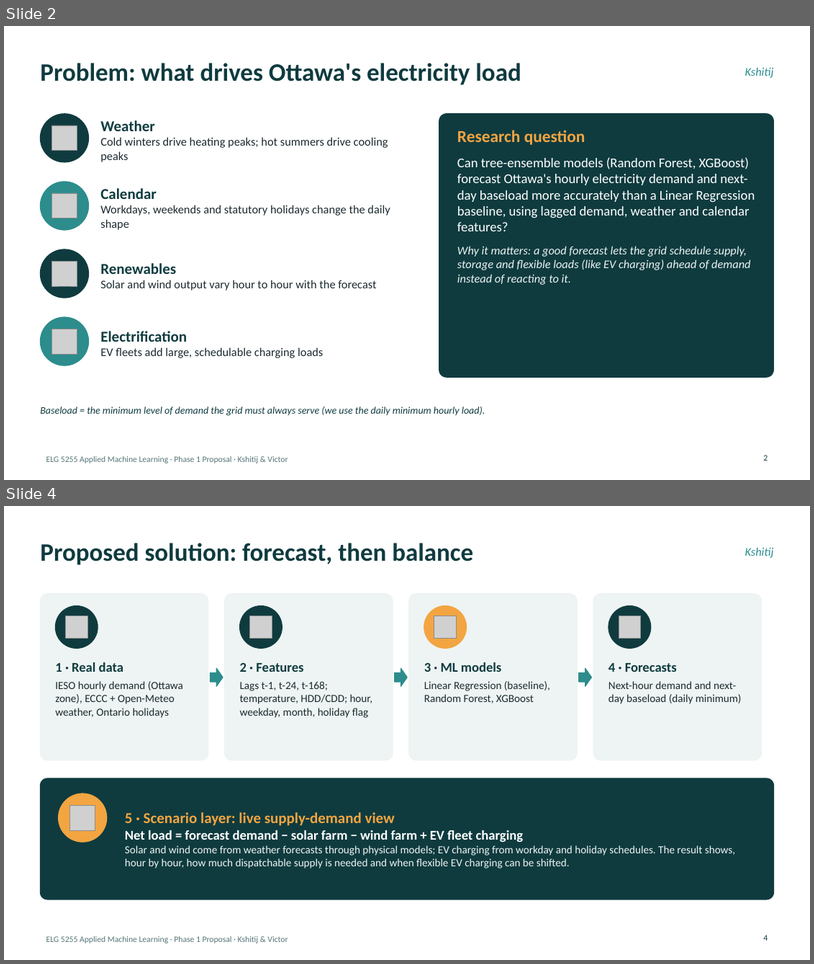
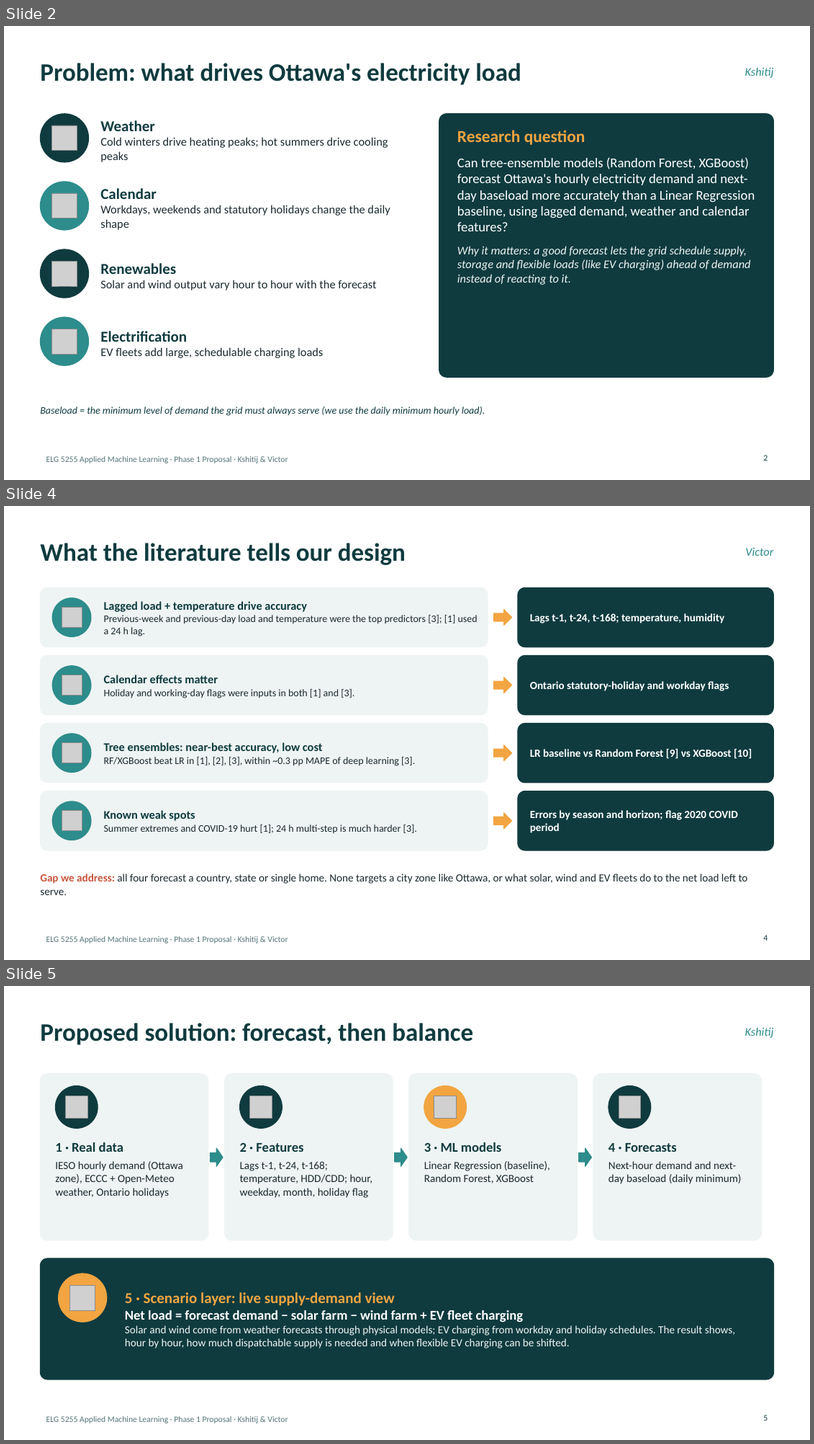
Before and after one commit to KshitijV97/smart-grid-analytics, a slide deck: presentation/ELG5255_Phase1_Ottawa_Load_Forecasting.pptx. Shown one above the other, each under a label of ours: slides 2 and 4 before the commit, slides 2, 4 and 5 after it; the slides between them are not shown. The pictures are 814x964 and 814x1444 pixels, drawn with LibreOffice and Linux fonts; fonts in the diff are those of the drawing; grey boxes stand for pictures. Boxes give left, top, right and bottom in pixels: in the first picture for what was removed or moved away, otherwise in the second. Text is boxed around its words. In the diff, an @@ line names an element or a change of style, - is before the commit and + after.

```diff
--- a/presentation/ELG5255_Phase1_Ottawa_Load_Forecasting.pptx
+++ b/presentation/ELG5255_Phase1_Ottawa_Load_Forecasting.pptx
@@ slide 4 added at (4,506,810,960), background #FFFFFF; not listed: 1 template element that a slide beside it also shows @@
@@ title added at (40,543,406,565), 30 pt, text #0F3B3F, bold @@
+What the literature tells our design
@@ text added at (746,548,774,556), 14 pt, text #2D8C8C, italic @@
+Victor
@@ rounded rectangle added at (40,587,488,647), fill #EEF4F3, outline #EEF4F3 1 pt @@
@@ rounded rectangle added at (518,587,774,647), fill #0F3B3F, outline #0F3B3F 1 pt @@
@@ ellipse added at (52,598,91,636), fill #2D8C8C, outline #2D8C8C 1 pt @@
@@ picture added at (62,607,82,627) @@
@@ text added at (104,601,478,636), 12 pt, text #1B2A2F @@
+Lagged load + temperature drive accuracy
+Previous-week and previous-day load and temperature were the top predictors [3]; [1] used a 24 h lag.
@@ right arrow added at (494,610,512,626), fill #F2A541, outline #F2A541 1 pt @@
@@ text added at (530,613,725,623), 13 pt, text #FFFFFF, bold @@
+Lags t-1, t-24, t-168; temperature, humidity
@@ rounded rectangle added at (40,656,488,715), fill #EEF4F3, outline #EEF4F3 1 pt @@
@@ rounded rectangle added at (518,656,774,715), fill #0F3B3F, outline #0F3B3F 1 pt @@
@@ ellipse added at (52,666,91,705), fill #2D8C8C, outline #2D8C8C 1 pt @@
@@ picture added at (62,674,82,695) @@
@@ text added at (104,674,355,698), 12 pt, text #1B2A2F @@
+Calendar effects matter
+Holiday and working-day flags were inputs in both [1] and [3].
@@ right arrow added at (494,677,512,693), fill #F2A541, outline #F2A541 1 pt @@
@@ text added at (530,681,729,691), 13 pt, text #FFFFFF, bold @@
+Ontario statutory-holiday and workday flags
@@ rounded rectangle added at (40,723,488,782), fill #EEF4F3, outline #EEF4F3 1 pt @@
@@ ellipse added at (52,734,91,772), fill #2D8C8C, outline #2D8C8C 1 pt @@
@@ picture added at (62,743,82,762) @@
@@ text added at (104,742,415,766), 12 pt, text #1B2A2F @@
+Tree ensembles: near-best accuracy, low cost
+RF/XGBoost beat LR in [1], [2], [3], within ~0.3 pp MAPE of deep learning [3].
@@ rounded rectangle added at (518,723,774,782), fill #0F3B3F, outline #0F3B3F 1 pt @@
@@ right arrow added at (494,745,512,761), fill #F2A541, outline #F2A541 1 pt @@
@@ text added at (530,749,752,759), 13 pt, text #FFFFFF, bold @@
+LR baseline vs Random Forest [9] vs XGBoost [10]
@@ rounded rectangle added at (40,791,488,850), fill #EEF4F3, outline #EEF4F3 1 pt @@
@@ ellipse added at (52,801,91,840), fill #2D8C8C, outline #2D8C8C 1 pt @@
@@ rounded rectangle added at (518,791,774,850), fill #0F3B3F, outline #0F3B3F 1 pt @@
@@ picture added at (62,811,82,830) @@
@@ text added at (104,810,417,834), 12 pt, text #1B2A2F @@
+Known weak spots
+Summer extremes and COVID-19 hurt [1]; 24 h multi-step is much harder [3].
@@ right arrow added at (494,813,512,829), fill #F2A541, outline #F2A541 1 pt @@
@@ text added at (530,810,738,833), 13 pt, text #FFFFFF, bold @@
+Errors by season and horizon; flag 2020 COVID period
@@ text added at (40,873,748,895), 13 pt, text #1B2A2F @@
+Gap we address: all four forecast a country, state or single home. None targets a city zone like Ottawa, or what solar, wind and EV fleets do to the net load left to serve.
@@ page number added at (764,934,768,940), 10 pt, text #0F3B3F @@
+4
@@ what was slide 4 is now slide 5 @@
@@ page number at (764,1414,768,1420): text changed @@
-4
+5
```
Also in this commit, not shown: 4 slides changed, 6 other files.
